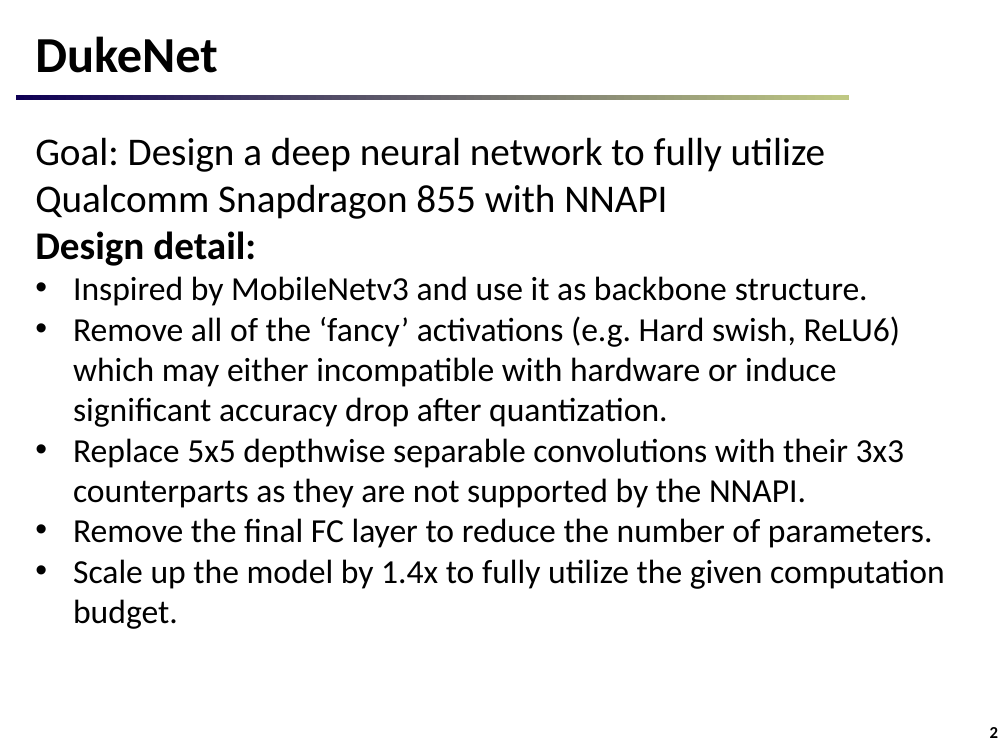
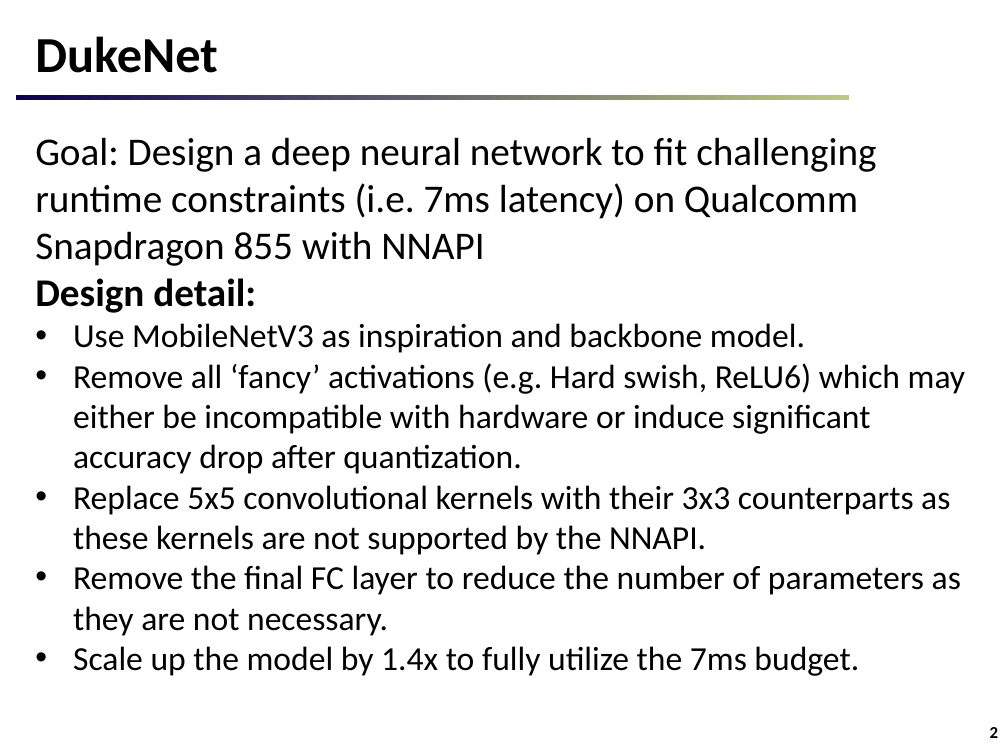
Before and after one commit to newwhitecheng/dukenet, a slide deck: slide 2 of g3doc/dukenet_presentation.pptx. Drawn at 1008x756 pixels with LibreOffice and Linux fonts; fonts in the diff are those of the drawing. Boxes give left, top, right and bottom in pixels: in the first picture for what was removed or moved away, otherwise in the second. Text is boxed around its words. In the diff, an @@ line names an element or a change of style, - is before the commit and + after.

```diff
--- a/g3doc/dukenet_presentation.pptx
+++ b/g3doc/dukenet_presentation.pptx
@@ text at box(35, 137, 876, 266): text changed @@
-Goal: Design a deep neural network to fully utilize Qualcomm Snapdragon 855 with NNAPI
+Goal: Design a deep neural network to fit challenging runtime constraints (i.e. 7ms latency) on Qualcomm Snapdragon 855 with NNAPI
@@ text at box(73, 323, 965, 676): text changed @@
-• Inspired by MobileNetv3 and use it as backbone structure.
-• Remove all of the ‘fancy’ activations (e.g. Hard swish, ReLU6) which may either incompatible with hardware or induce significant accuracy drop after quantization.
-• Replace 5x5 depthwise separable convolutions with their 3x3 counterparts as they are not supported by the NNAPI.
-• Remove the final FC layer to reduce the number of parameters.
-• Scale up the model by 1.4x to fully utilize the given computation budget.
+• Use MobileNetV3 as inspiration and backbone model.
+• Remove all ‘fancy’ activations (e.g. Hard swish, ReLU6) which may either be incompatible with hardware or induce significant accuracy drop after quantization.
+• Replace 5x5 convolutional kernels with their 3x3 counterparts as these kernels are not supported by the NNAPI.
+• Remove the final FC layer to reduce the number of parameters as they are not necessary.
+• Scale up the model by 1.4x to fully utilize the 7ms budget.
```
Also in this commit, not shown: 2 other slides changed.
